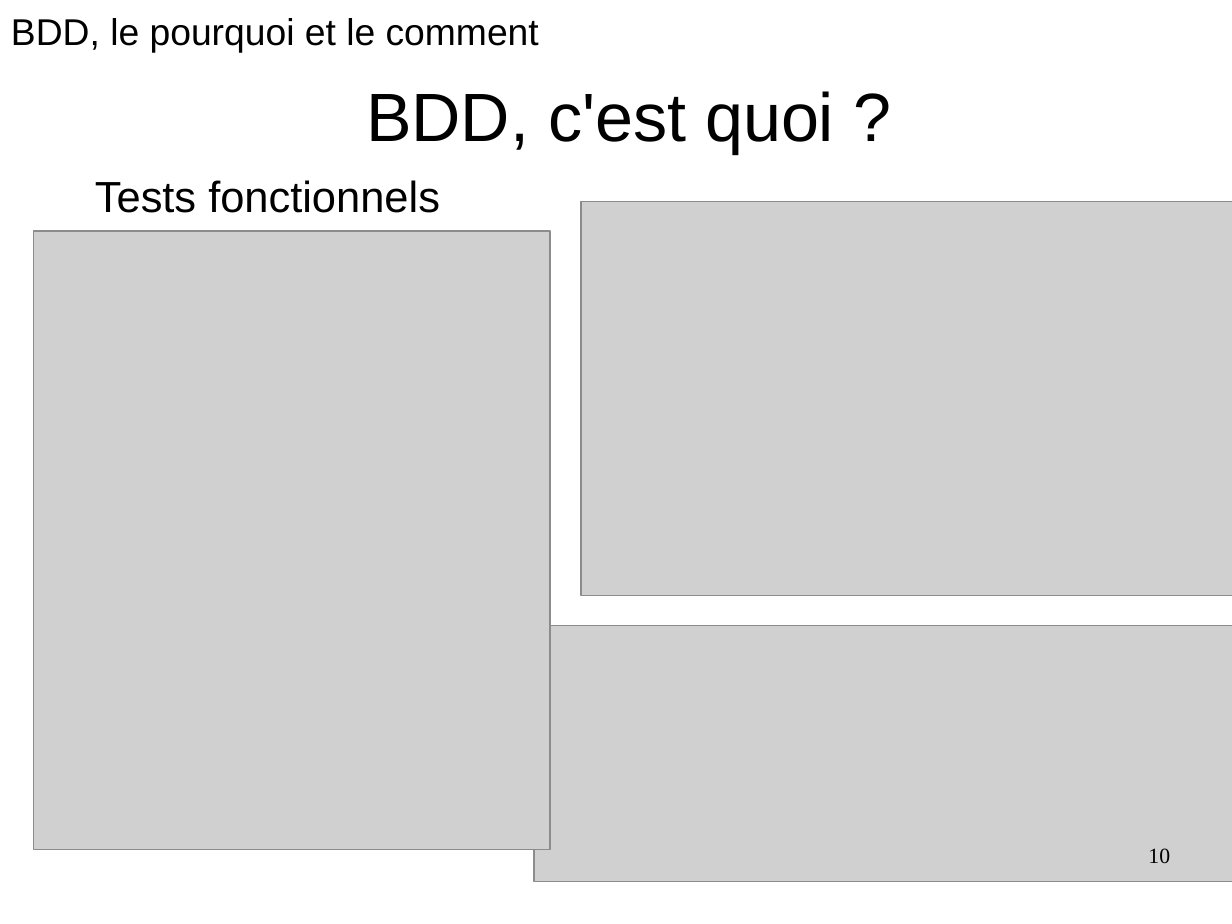
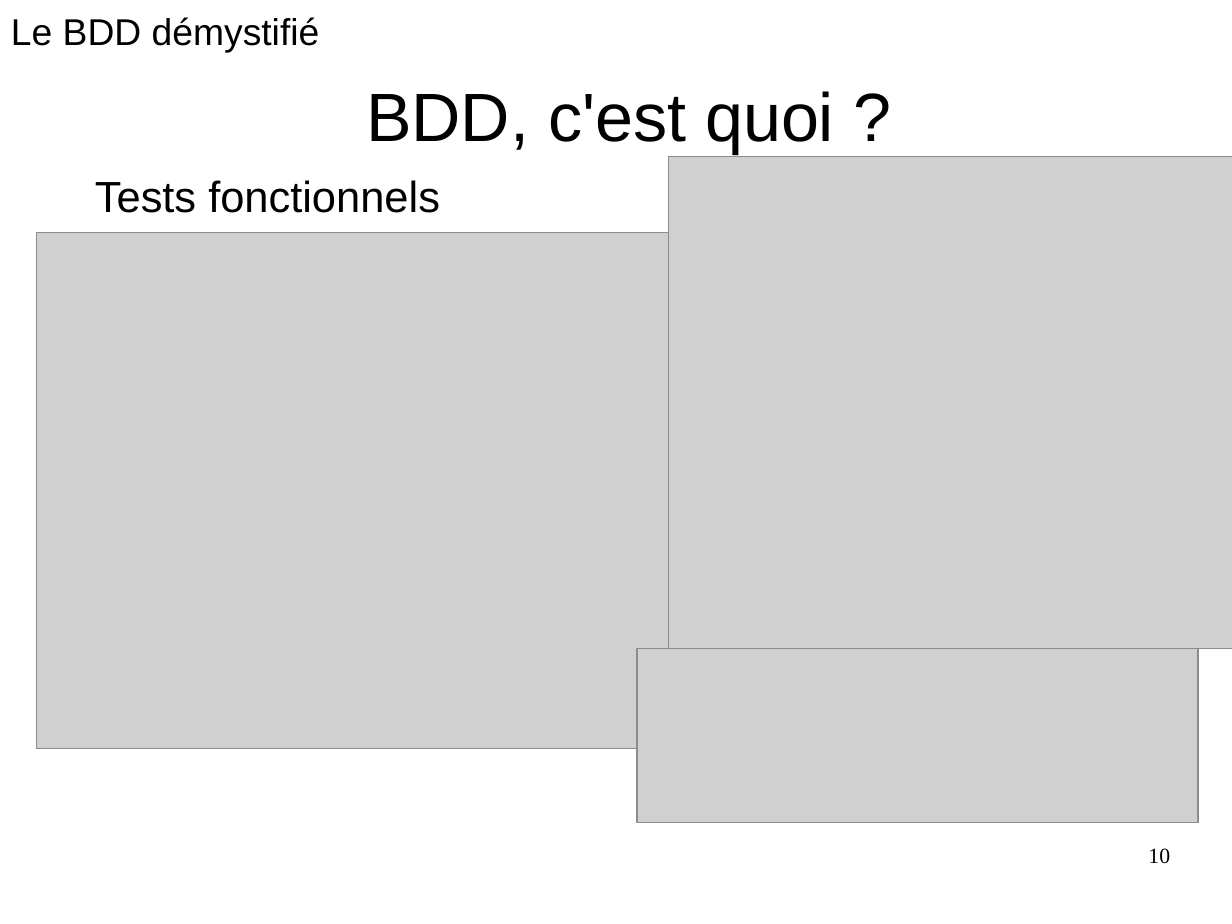
Before and after one commit to GeReinhart/dojo-bdd-library-ws-java, a slide deck: slide 10 of doc/BDD_presentation_agile_grenoble_2016.odp. Drawn at 1232x924 pixels with LibreOffice and Linux fonts; fonts in the diff are those of the drawing; grey boxes stand for pictures. Boxes give left, top, right and bottom in pixels: in the first picture for what was removed or moved away, otherwise in the second. Text is boxed around its words. In the diff, an @@ line names an element or a change of style, - is before the commit and + after.

```diff
--- a/doc/BDD_presentation_agile_grenoble_2016.odp
+++ b/doc/BDD_presentation_agile_grenoble_2016.odp
@@ text removed at (11, 18, 539, 52) @@
-BDD, le pourquoi et le comment
@@ text added at (11, 17, 320, 52), 24 pt, text #000000 @@
+Le BDD démystifié
@@ picture: place and size @@
-picture at (581, 201, 1232, 596)
+picture at (669, 157, 1232, 648)
@@ picture: place and size @@
-picture at (34, 231, 550, 850)
+picture at (37, 233, 682, 749)
@@ picture: place and size @@
-picture at (534, 626, 1232, 881)
+picture at (637, 648, 1198, 823)
```
Also in this commit, not shown: 9 other slides changed, 23 slides added, 2 slides removed, 13 other files.
